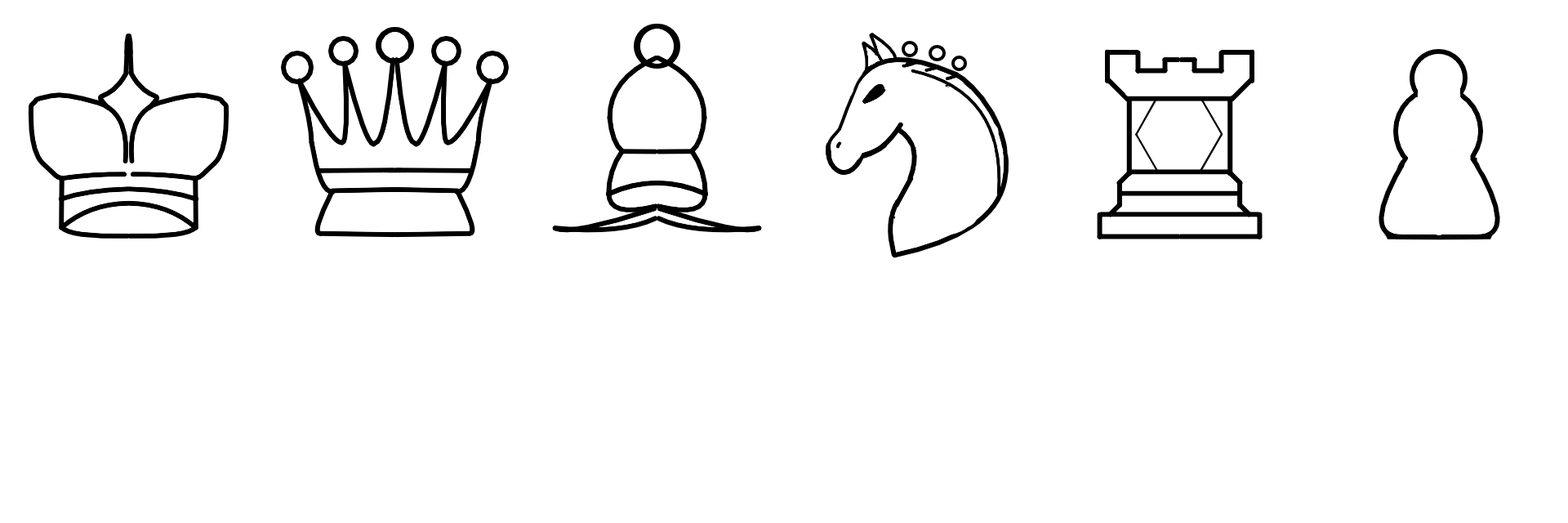
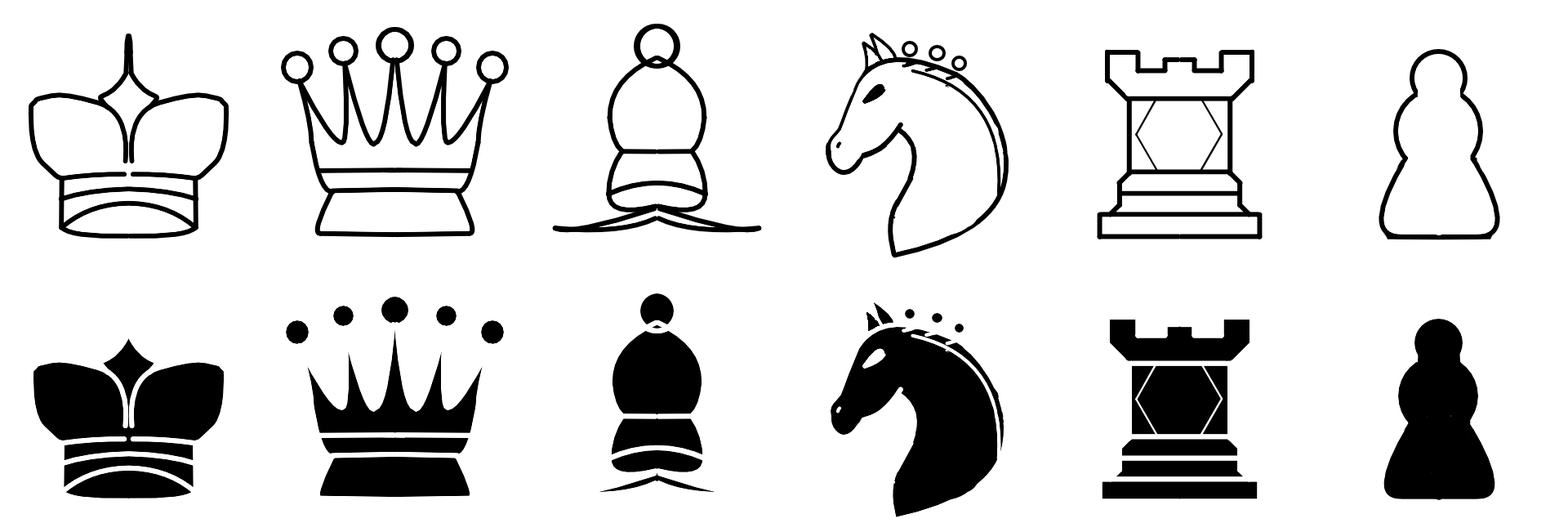
Two versions of the same layered image (1568 x 523). Layer-by-layer changes:
showed "Copy of W Merged", painted on it over [33, 293, 1496, 517]
painted on "W Merged" over [33, 293, 1493, 471]
